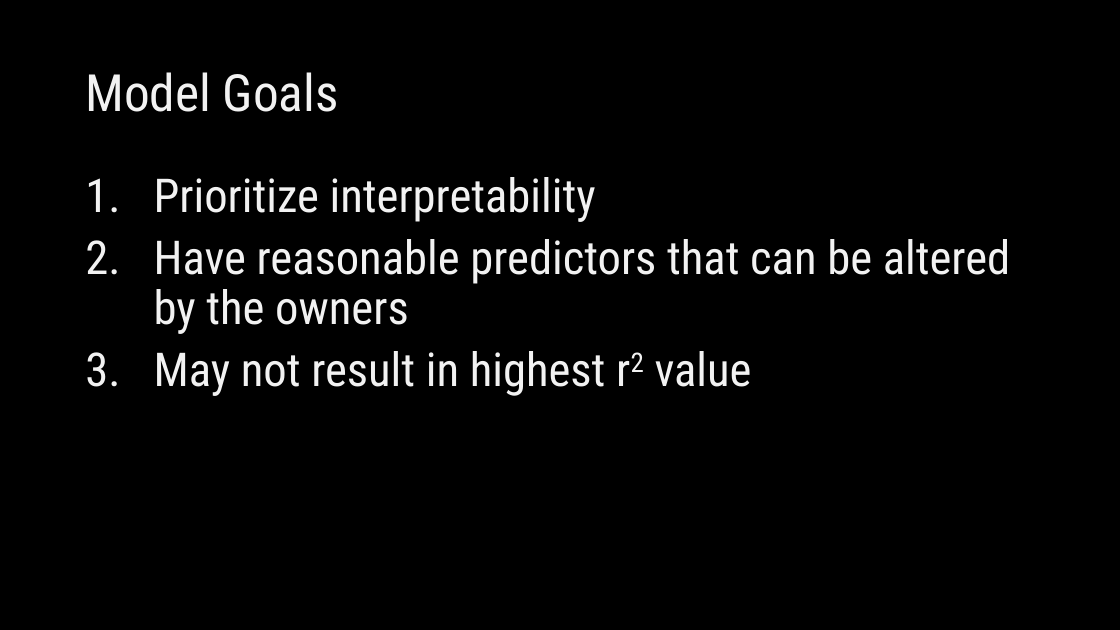
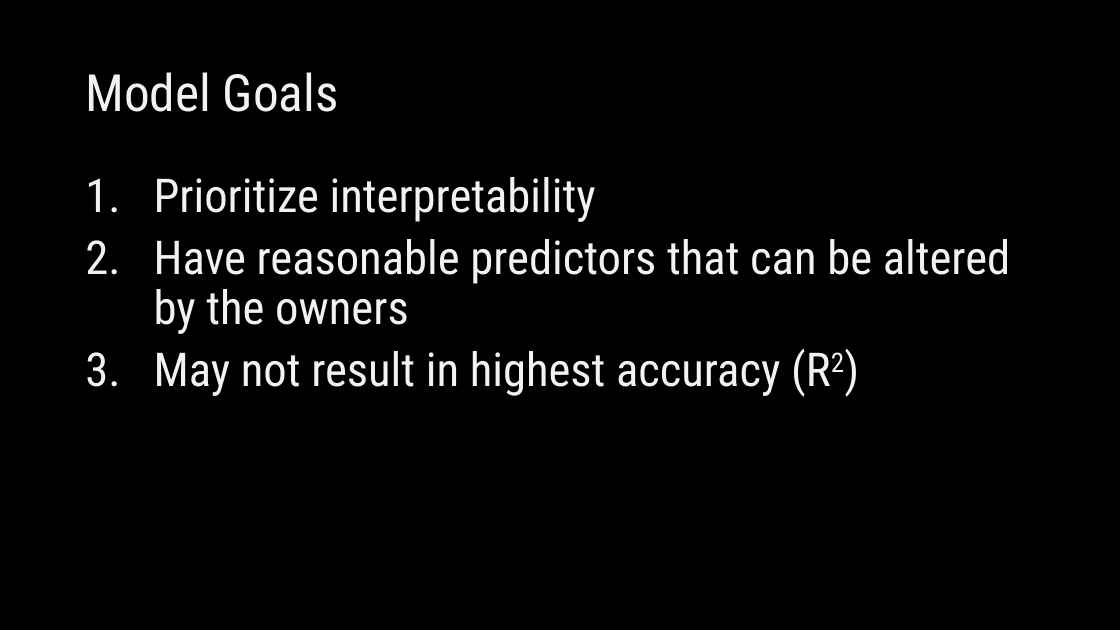
Before and after one commit to singsang2/Mod-2-Kings-County-Housing-Price-Model, a slide deck: slide 5 of Mod2ProjectPresentation.pptx. Drawn at 1120x630 pixels with LibreOffice and Linux fonts; fonts in the diff are those of the drawing. Boxes give left, top, right and bottom in pixels: in the first picture for what was removed or moved away, otherwise in the second. Text is boxed around its words. In the diff, an @@ line names an element or a change of style, - is before the commit and + after.

```diff
--- a/Mod2ProjectPresentation.pptx
+++ b/Mod2ProjectPresentation.pptx
@@ text at (154, 351, 780, 396): text changed @@
-3. May not result in highest r2 value
+3. May not result in highest accuracy (R2)
```
Also in this commit, not shown: 1 other slide changed, 4 other files.
